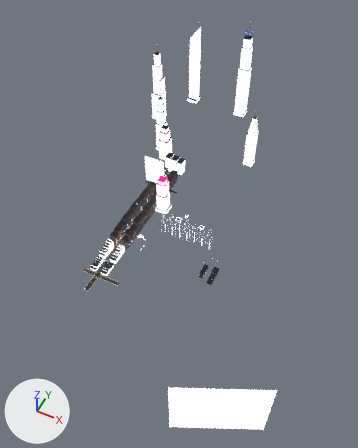
One commit to the glTF model public/scenes/world/world-phone.glb: the scene before it, then after it.
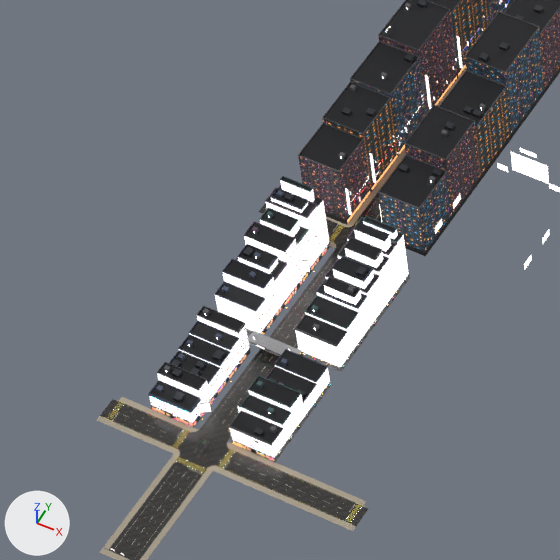
The first picture shows the older version from a 50 mm camera at (909.0, -1006.0, 1800.0) aimed at (256.0, 301.0, 167.0). The close-ups show the older and then the newer version on the part from 19% to 41% of the width and 48% to 65% of the height of that picture. Only the edits that show in the close-ups are written down. Lighting does not change. The marker at lower left points along +X, +Y and +Z. Where no turn or scale is listed for an object, it has been applied to the vertices. Vertices at exactly the same position are counted once.

The first close-up shows 'avenue_asphalt', 'avenue_facade', 'avenue_roof', 'avenue_sidewalk', 'avenue_trim', 'far_asphalt', 'far_facade_t0', 'far_facade_t1', 'far_facade_t2', 'far_roof', 'far_sidewalk', 'far_trim' and 31 more.
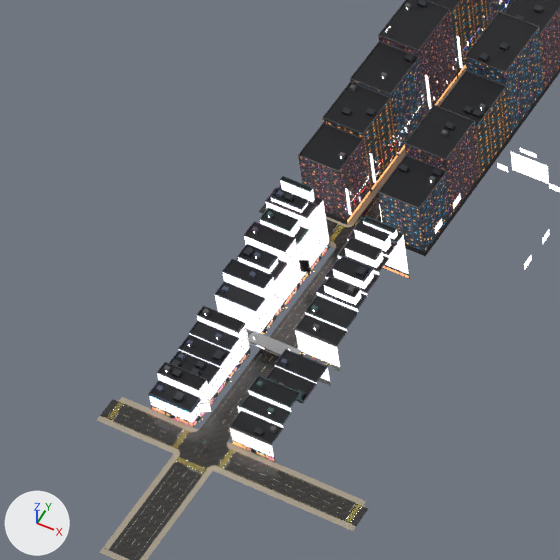
Where the newer file only moved an object's origin or applied its transform, the numbers keep the older frame.

Pixel boxes [x1, y1, x2, y2] of what changed, in the close-ups (560 x 560 px):
'avenue_facade', reshaped: before [149, 180, 409, 458]; after [149, 180, 409, 457]
part 1 of me_ncw_avenue_facade_0, deleted: before [274, 368, 330, 458]
part 2 of me_ncw_avenue_facade_0, deleted: before [341, 234, 409, 366]

Patch to the scene script:
```diff
--- a/public/scenes/world/world-phone.glb.py
+++ b/public/scenes/world/world-phone.glb.py
@@ me_ncw_avenue_facade_0 @@
 # used by ob_avenue_facade; location = (0.0, 89.0, 30.5)
-me_ncw_avenue_facade_0.from_pydata(...)  # 230 vertices, 228 faces; spans x -44.0..44.0, y -79.0..79.0, z -26.0..26.0
+me_ncw_avenue_facade_0.from_pydata(...)  # 207 vertices, 178 faces; spans x -44.0..44.0, y -79.0..79.0, z -26.0..26.0
+# me_ncw_avenue_facade_0 part 1: 6 vertices removed from x 44.0, y -66.0..-28.0, z -26.0..-4.0
+# me_ncw_avenue_facade_0 part 2: 6 vertices removed from x 44.0, y 9.0..71.0, z -26.0
+# other edits to the shape of me_ncw_avenue_facade_0 do not show in these pictures
 me_ncw_avenue_facade_0.materials.append(mat_ncw_facade)
```
